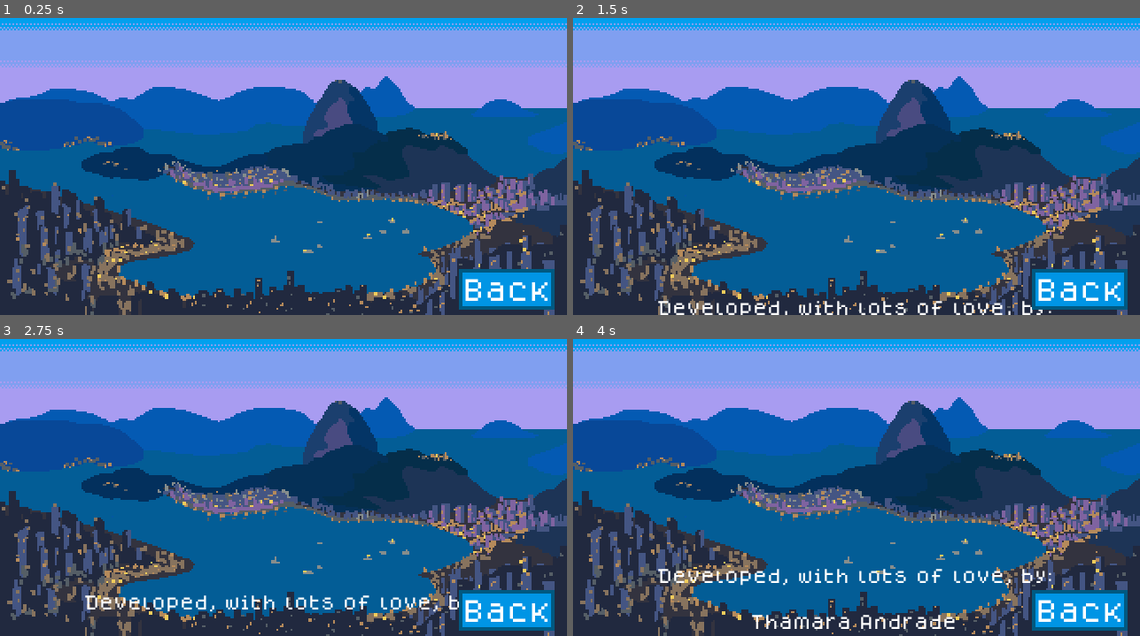
Above: before the commit, frames 1-4 (two rows, left to right).
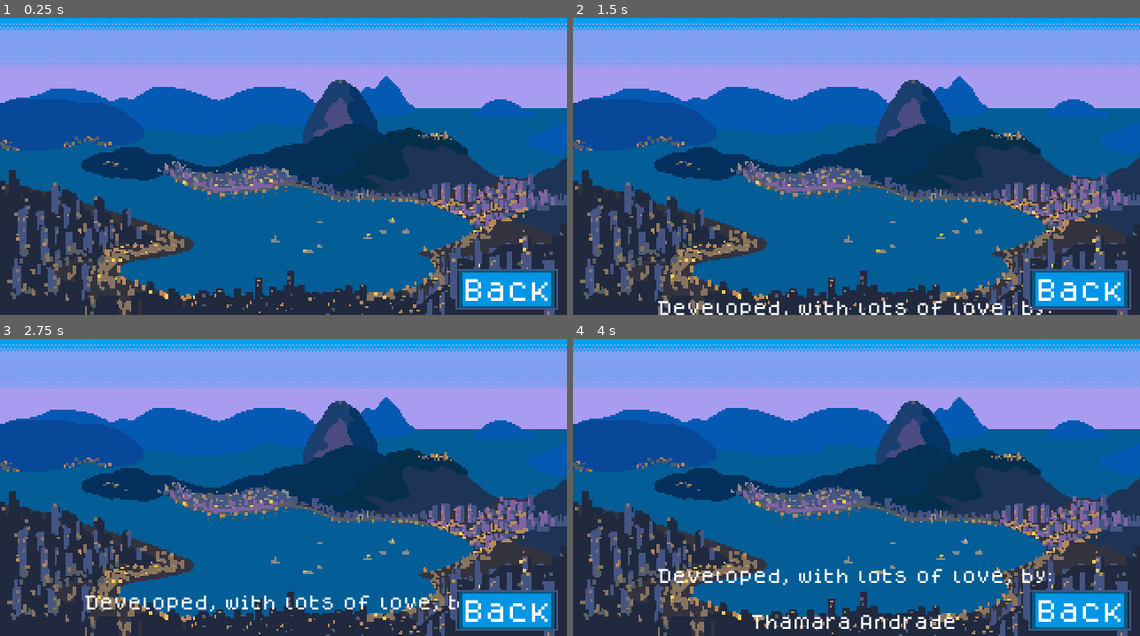
Above: after the commit, the same moments.

Repository: hamiltonromualdo/bring-ur-glam
Game: Godot game, scene res://src/UserInterface/CreditsScreen.tscn
Same seed, same stepped clock (60 frames per second), same inputs: the game is played once before the commit and once after it. This scene is started directly instead of the project's main scene. Sound files missing from this copy of the repository are replaced by a short silence.
Inputs (mouse positions are in pixels of both pictures, inside the frame that each line leads up to):
- Up to frame 1 (0.25 s): no input
- Up to frame 2 (1.5 s): move the mouse to (981, 139) at 0.52 s; hold Right (ui_right) from 0.53 s (still down); move the mouse to (743, 172) at 1.27 s
- Up to frame 3 (2.75 s): move the mouse to (340, 407) at 2.02 s; release Right (ui_right) at 2.03 s; hold Left (ui_left) from 2.03 s (still down)
- Up to frame 4 (4 s): move the mouse to (828, 540) at 2.77 s; release Left (ui_left) at 2.78 s; hold Right (ui_right) from 2.78 s (still down); move the mouse to (1026, 523) at 3.52 s

The runs differ from the first frame. In frame 1, 0.3% of the frame differs, in the area x 80-99%, y 84-99%; in frame 2, 0.3%; in frame 3, 0.3%; in frame 4, 0.3%.

Commit message:
Making credits button have initial focus

Diff:
--- a/bring_ur_glam/src/UserInterface/CreditsScreen.gd
+++ b/bring_ur_glam/src/UserInterface/CreditsScreen.gd
@@ -1,5 +1,8 @@
 extends Control
 
+
+func _ready():
+    $BackButton.grab_focus()
 
 func _process(delta):
     if ($Credits.margin_top >= -539):
